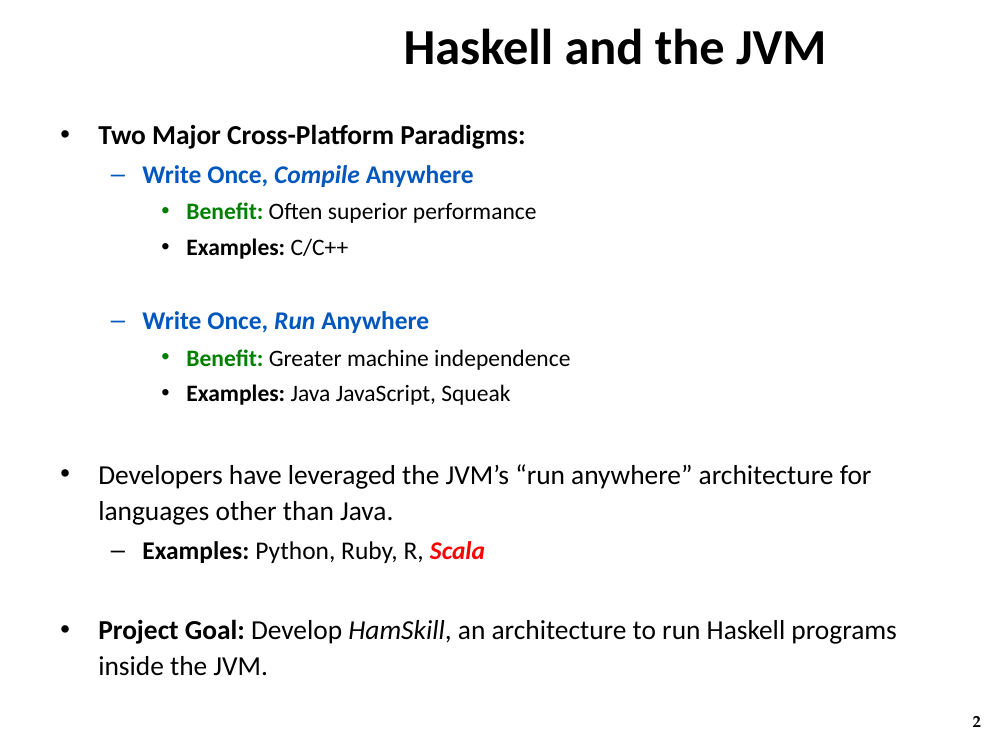
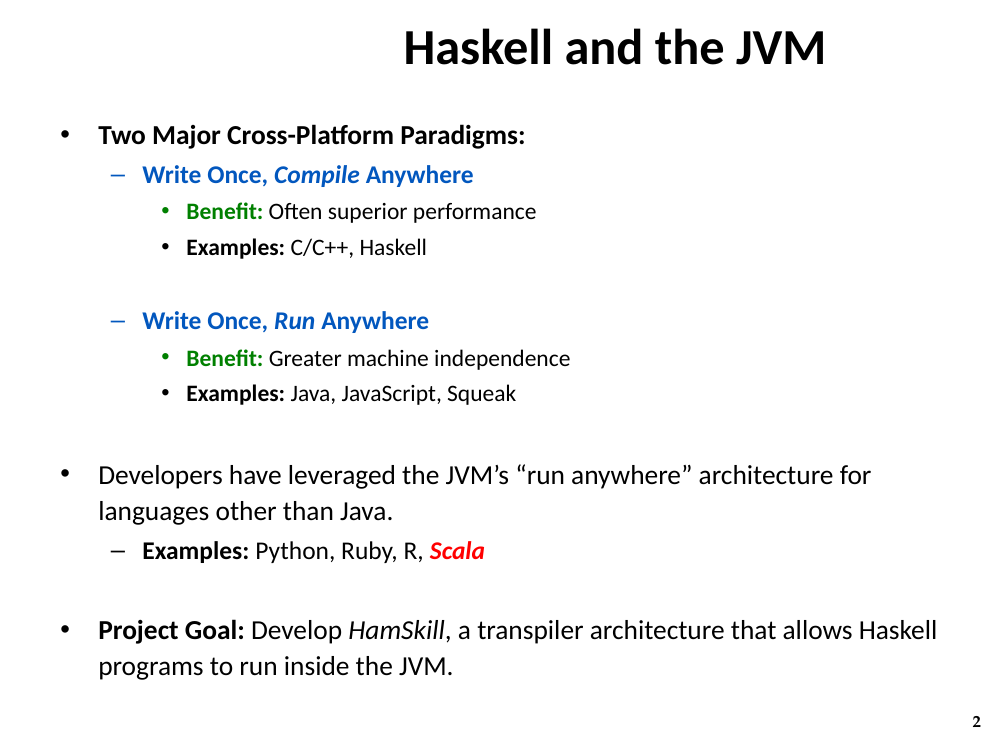
Before and after one commit to ZaydH/CS252, a slide deck: slide 2 of Project/Project_Presentation/Zayd_Hammoudeh_-_HamSkill_Run_Haskell_Anywhere.pptx. Drawn at 1008x756 pixels with LibreOffice and Linux fonts; fonts in the diff are those of the drawing; background and template pictures are left out. Boxes give left, top, right and bottom in pixels: in the first picture for what was removed or moved away, otherwise in the second. Text is boxed around its words. In the diff, an @@ line names an element or a change of style, - is before the commit and + after.

Commit message:
Uploading modifications to the project presentation to fit it better in 8 minutes and to make it better fit the points I intend to discuss.

```diff
--- a/Project/Project_Presentation/Zayd_Hammoudeh_-_HamSkill_Run_Haskell_Anywhere.pptx
+++ b/Project/Project_Presentation/Zayd_Hammoudeh_-_HamSkill_Run_Haskell_Anywhere.pptx
@@ text at (186,238,428,259): text changed; bold off @@
-    • Examples: C/C++
+    • Examples: C/C++, Haskell
@@ text at (186,384,516,405): text changed @@
-    • Examples: Java JavaScript, Squeak
+    • Examples: Java, JavaScript, Squeak
@@ text at (98,619,938,680): text changed @@
-• Project Goal: Develop HamSkill, an architecture to run Haskell programs inside the JVM.
+• Project Goal: Develop HamSkill, a transpiler architecture that allows Haskell programs to run inside the JVM.
```
Also in this commit, not shown: 4 other slides changed.
